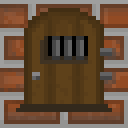
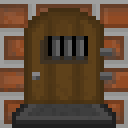
Comparing the layer stacks of the two w=128, h=128 images. Changes:
painted on "Layer 13" (2nd of 2, in "Group 2 copy" › "door") over [12, 96, 116, 128]
